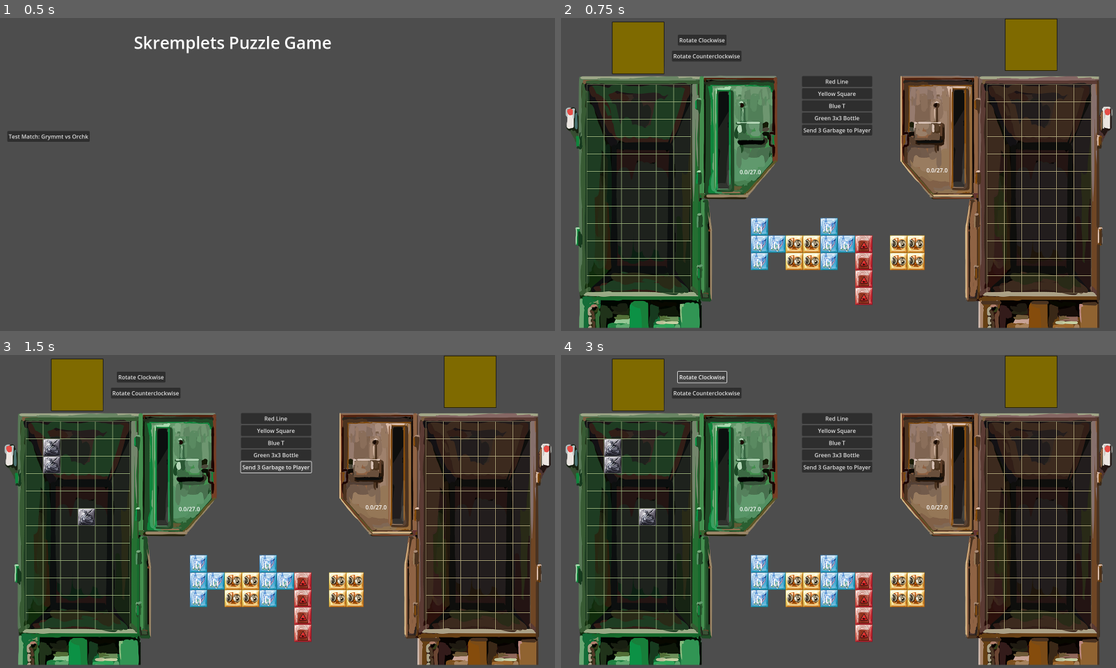
Above: before the commit, frames 1-4 (two rows, left to right).
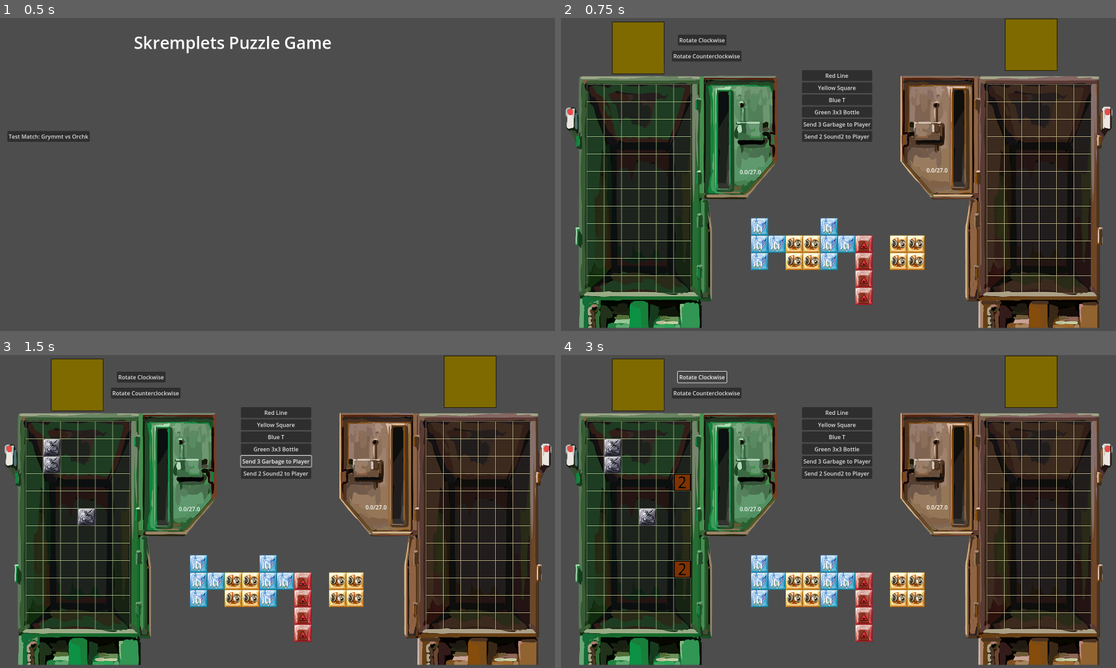
Above: after the commit, the same moments.

Repository: VincentBorchardt/Skremplets-Puzzle-Game-RPJ-2025
Game: Godot game, scene res://scenes/title_screen.tscn
The game is run twice, just before and just after one commit, with the same random seed, the same clock (stepped at 60 frames per second) and the same inputs.
Inputs (mouse positions are in pixels of both pictures, inside the frame that each line leads up to):
- Up to frame 1 (0.5 s): no input
- Up to frame 2 (0.75 s): click "Test Match: Grymmt vs Orchk" at 0.5 s
- Up to frame 3 (1.5 s): click "Send 3 Garbage to Player" at 1.25 s
- Up to frame 4 (3 s): click (838, 473) at 2 s, where only the run after the commit has a clickable "Send 2 Sound2 to Player"; click "Rotate Clockwise" at 2.75 s

Frame 1 is identical in both runs. In frame 2, 1.1% of the frame differs, in the area x 43-57%, y 16-40%; in frame 3, 1.2%; in frame 4, 1.5%, in the area x 20-57%, y 16-72%.

Commit message:
PowerUps for Grymmt and Orchk implemented
The powerups work perfectly for both of my initial characters!

Diff:
--- a/resources/pieces/sound_at_one_power_up.tres
+++ b/resources/pieces/sound_at_one_power_up.tres
@@ -7,7 +7,7 @@
 script = ExtResource("1_dqxl2")
 owner = 0
 root_point_location = Vector2i(0, 0)
-secondary_points = Array[Vector2i]([])
+secondary_points = Array[Vector2i]([Vector2i(0, 0)])
 image = ExtResource("1_ixdqy")
 type = 6
 power_up_type = 3
--- a/resources/pieces/sound_at_two_power_up.tres
+++ b/resources/pieces/sound_at_two_power_up.tres
@@ -7,7 +7,7 @@
 script = ExtResource("1_eulid")
 owner = 0
 root_point_location = Vector2i(0, 0)
-secondary_points = Array[Vector2i]([])
+secondary_points = Array[Vector2i]([Vector2i(0, 0)])
 image = ExtResource("1_vxrys")
 type = 6
 power_up_type = 2
--- a/scenes/piece_box.tscn
+++ b/scenes/piece_box.tscn
@@ -32,8 +32,13 @@
 layout_mode = 2
 text = "Send 3 Garbage to Player"
 
+[node name="PlacePlayerSound" type="Button" parent="."]
+layout_mode = 2
+text = "Send 2 Sound2 to Player"
+
 [connection signal="pressed" from="RedLineButton" to="." method="_on_red_line_button_pressed"]
 [connection signal="pressed" from="YellowSquareButton" to="." method="_on_yellow_square_button_pressed"]
 [connection signal="pressed" from="BlueTButton" to="." method="_on_blue_t_button_pressed"]
 [connection signal="pressed" from="GreenBottleButton" to="." method="_on_green_bottle_button_pressed"]
 [connection signal="pressed" from="PlacePlayerGarbage" to="." method="_on_place_player_garbage_pressed"]
+[connection signal="pressed" from="PlacePlayerSound" to="." method="_on_place_player_sound_pressed"]
--- a/scenes/player_2_grid.tscn
+++ b/scenes/player_2_grid.tscn
@@ -33,3 +33,4 @@
 
 [connection signal="removing_pieces" from="PlayGrid" to="." method="_on_grid_removing_pieces"]
 [connection signal="set_current_piece" from="PlayGrid" to="." method="set_current_piece"]
+[connection signal="activate_powerup" from="PowerUpBar" to="." method="_on_power_up_bar_activate_powerup"]
--- a/scripts/base_play_area.gd
+++ b/scripts/base_play_area.gd
@@ -10,6 +10,8 @@
 		if piece != null:
 			if not $PlayGrid.ensure_legal_piece(piece):
 				print(str(grid_owner) + " loses")
+
+var garbage_piece = preload("res://resources/pieces/garbage_block.tres").duplicate()
 
 @export var character: Character
 @export var grid_owner: Inventory.Player
@@ -26,8 +28,7 @@
 	print("in _on_grid_removing_pieces")
 	var total_spaces = convert_pieces(pieces)
 	var total_garbage = calculate_garbage(total_spaces)
-	var garbage_piece = preload("res://resources/pieces/garbage_block.tres").duplicate()
-	send_pieces.emit(garbage_piece, total_garbage, grid_owner)
+	send_pieces.emit(garbage_piece.duplicate(), total_garbage, grid_owner)
 	$PowerUpBar.add_to_bar(total_spaces)
 
 func convert_pieces(pieces):
@@ -59,13 +60,21 @@
 func _on_power_up_bar_activate_powerup() -> void:
 	print("activating powerup for " + str(grid_owner))
 	match character:
-		pass
+		preload("res://resources/characters/grymmt_dundle.tres"):
+			var powerup = preload("res://resources/pieces/apple_power_up.tres").duplicate()
+			$PlayGrid.place_multiple_pieces(powerup, 2)
+		preload("res://resources/characters/orchk.tres"):
+			var powerup = preload("res://resources/pieces/sound_at_two_power_up.tres")
+			send_pieces.emit(powerup, 2, grid_owner)
+		_:
+			print("currently not implemented")
 
 func _on_grid_activate_special_pieces(pieces, player) -> void:
 	# TODO this will do things when you clear powerups
 	for piece in pieces:
 		match piece.power_up_type:
 			Inventory.PowerUpType.GRYMMT:
+				send_pieces.emit(garbage_piece.duplicate(), 2, grid_owner)
 				$PowerUpBar.add_to_bar(3)
 			_:
 				pass
--- a/scripts/grid.gd
+++ b/scripts/grid.gd
@@ -120,7 +120,7 @@
 	for piece in pieces_to_check:
 		match piece.power_up_type:
 			Inventory.PowerUpType.ORCHK_TWO:
-				var location = piece_list[piece]
+				var location = piece.root_point_location
 				piece_list.remove_pieces([piece])
 				for node in spaces_list:
 					node.remove_pieces([piece])
--- a/scripts/piece_box_test.gd
+++ b/scripts/piece_box_test.gd
@@ -16,4 +16,7 @@
 	get_neutral_piece.emit(preload("res://resources/pieces/green_three_three_bottle.tres").duplicate(), Inventory.Player.PLAYER_1)
 
 func _on_place_player_garbage_pressed() -> void:
-	send_pieces.emit(preload("res://resources/pieces/garbage_block.tres"), 3, Inventory.Player.PLAYER_2)
+	send_pieces.emit(preload("res://resources/pieces/garbage_block.tres").duplicate(), 3, Inventory.Player.PLAYER_2)
+
+func _on_place_player_sound_pressed() -> void:
+	send_pieces.emit(preload("res://resources/pieces/sound_at_two_power_up.tres").duplicate(), 2, Inventory.Player.PLAYER_2)
